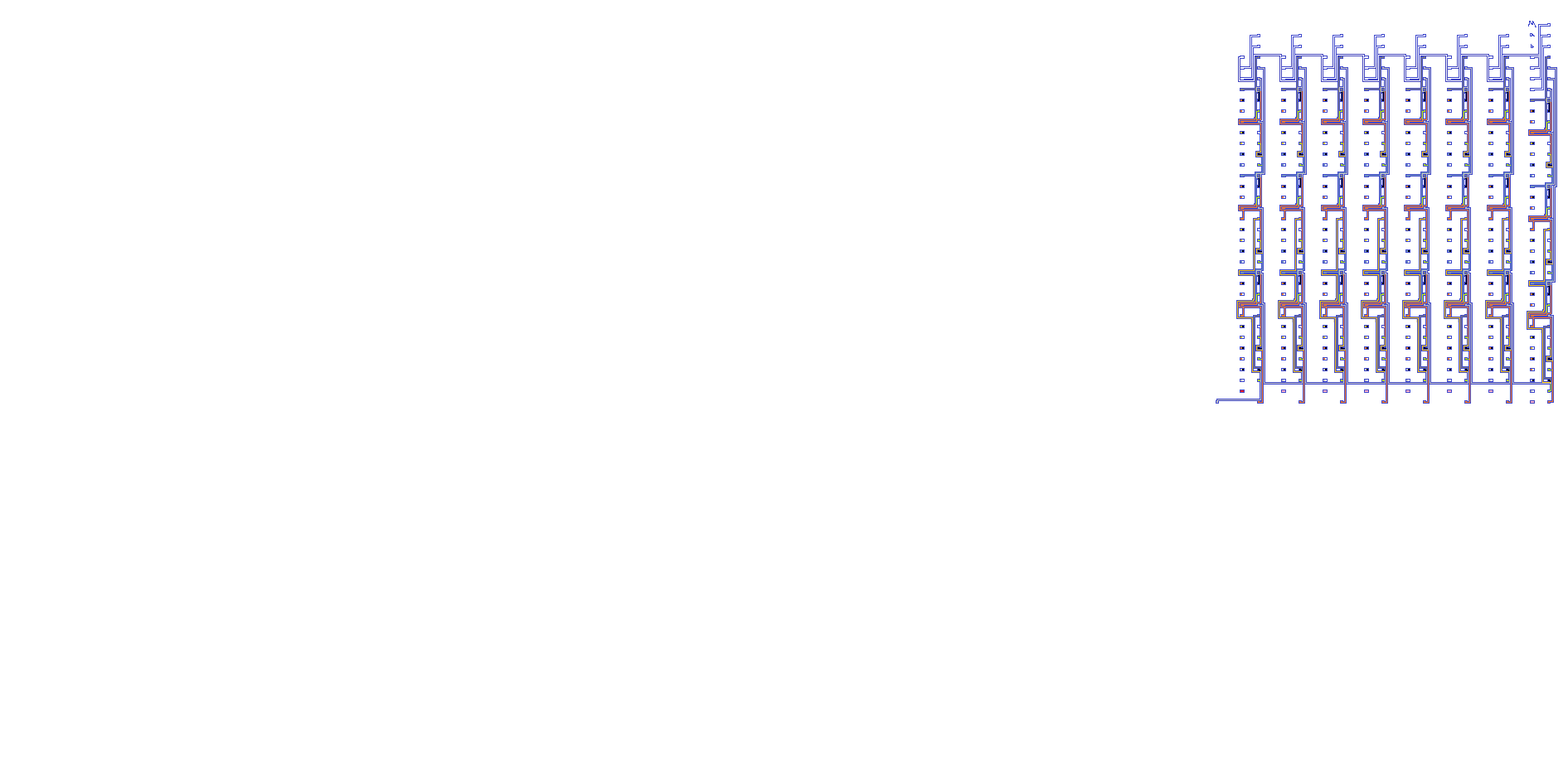
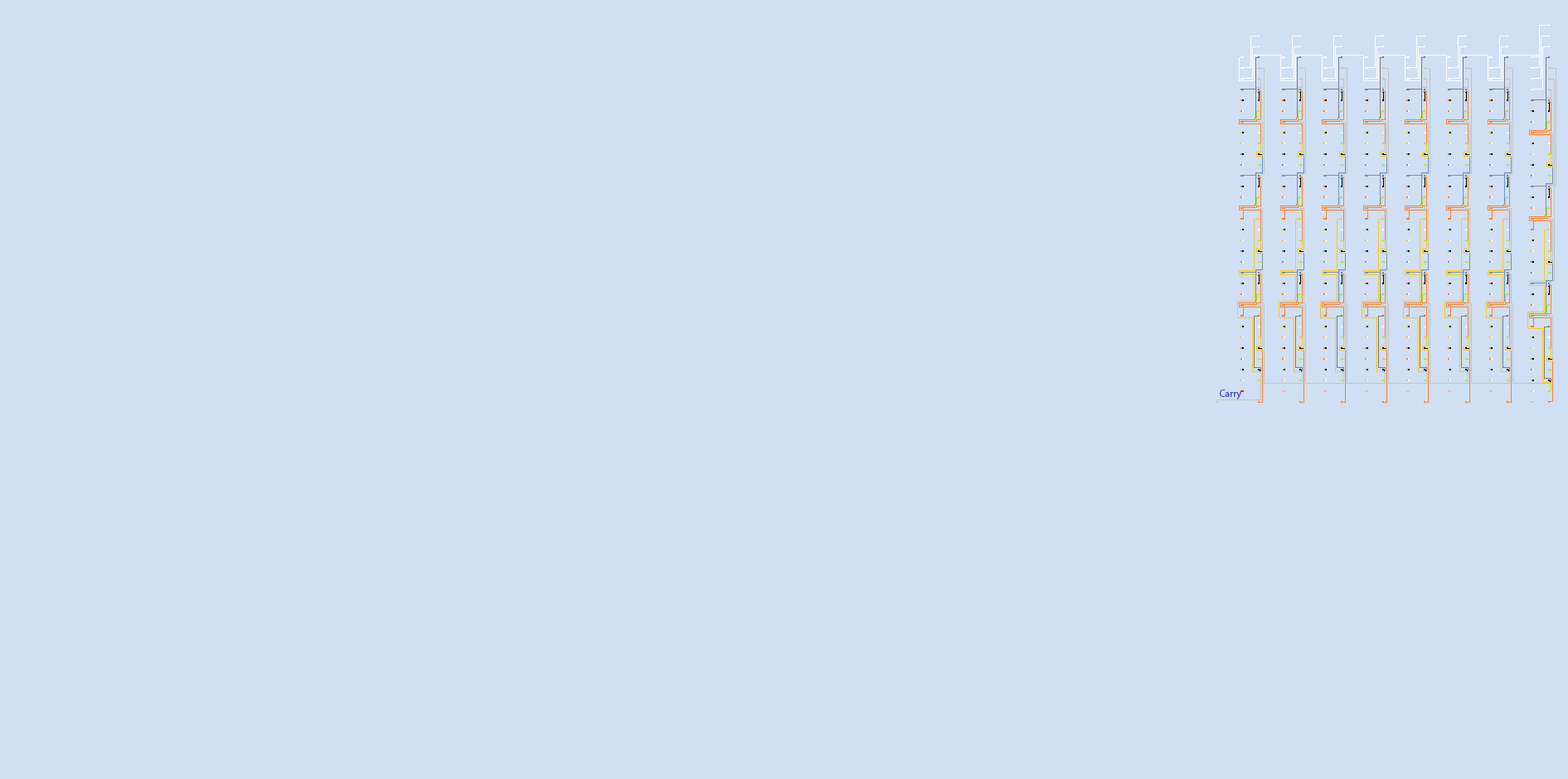
The second w=1568, h=779 image is a revision of the first. Changes to its layers:
painted on "Layer 2" over [left=0, top=0, right=1568, bottom=779]
painted on "Layer 4" over [left=0, top=0, right=1568, bottom=779]